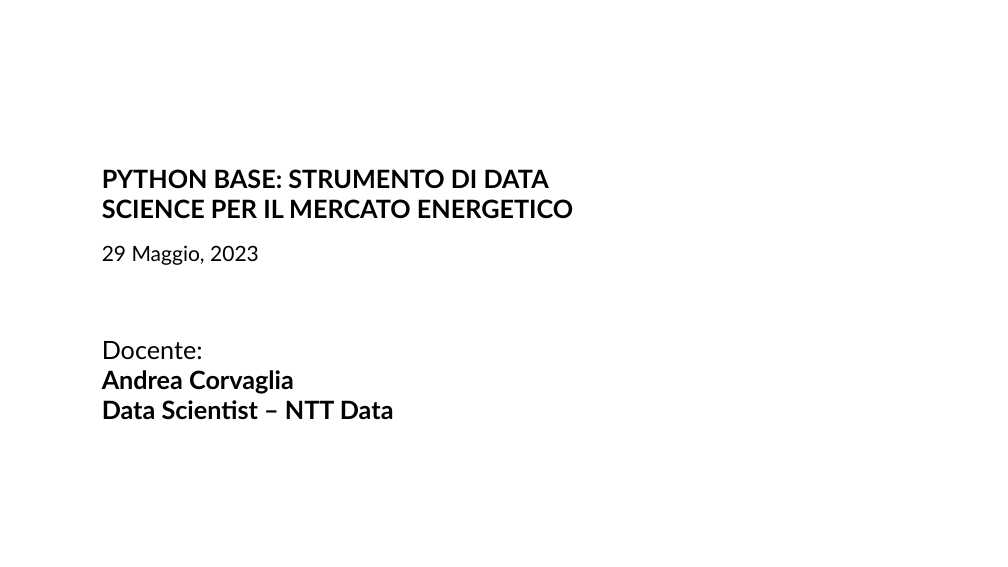
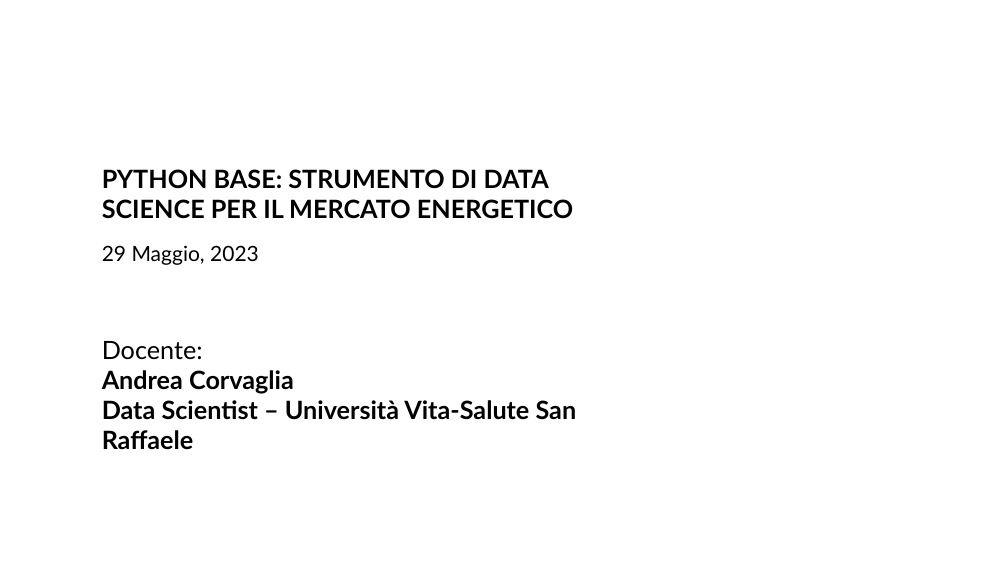
Before and after one commit to AndreaCorvaglia0/python-base, a slide deck: slide 1 of Presentazione_python_base.pptx. Drawn at 1008x567 pixels with LibreOffice and Linux fonts; fonts in the diff are those of the drawing; background and template pictures are left out. Boxes give left, top, right and bottom in pixels: in the first picture for what was removed or moved away, otherwise in the second. Text is boxed around its words. In the diff, an @@ line names an element or a change of style, - is before the commit and + after.

```diff
--- a/Presentazione_python_base.pptx
+++ b/Presentazione_python_base.pptx
@@ text at [102, 400, 577, 450]: text changed @@
-Data Scientist – NTT Data
+Data Scientist – Università Vita-Salute San Raffaele
```
Also in this commit, not shown: 6 other slides changed, 1 slide removed.
